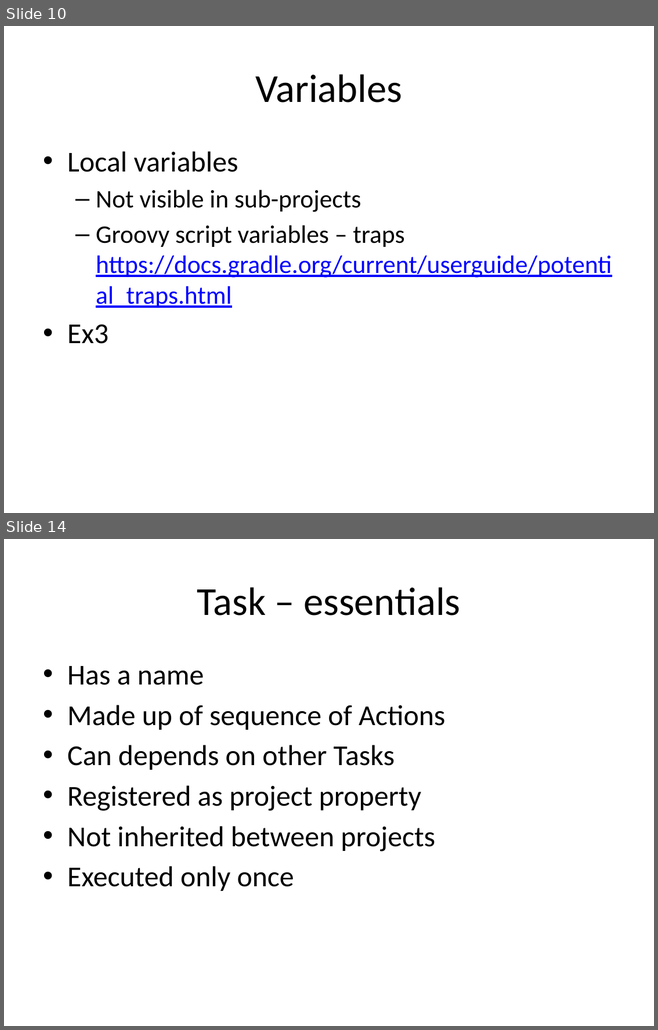
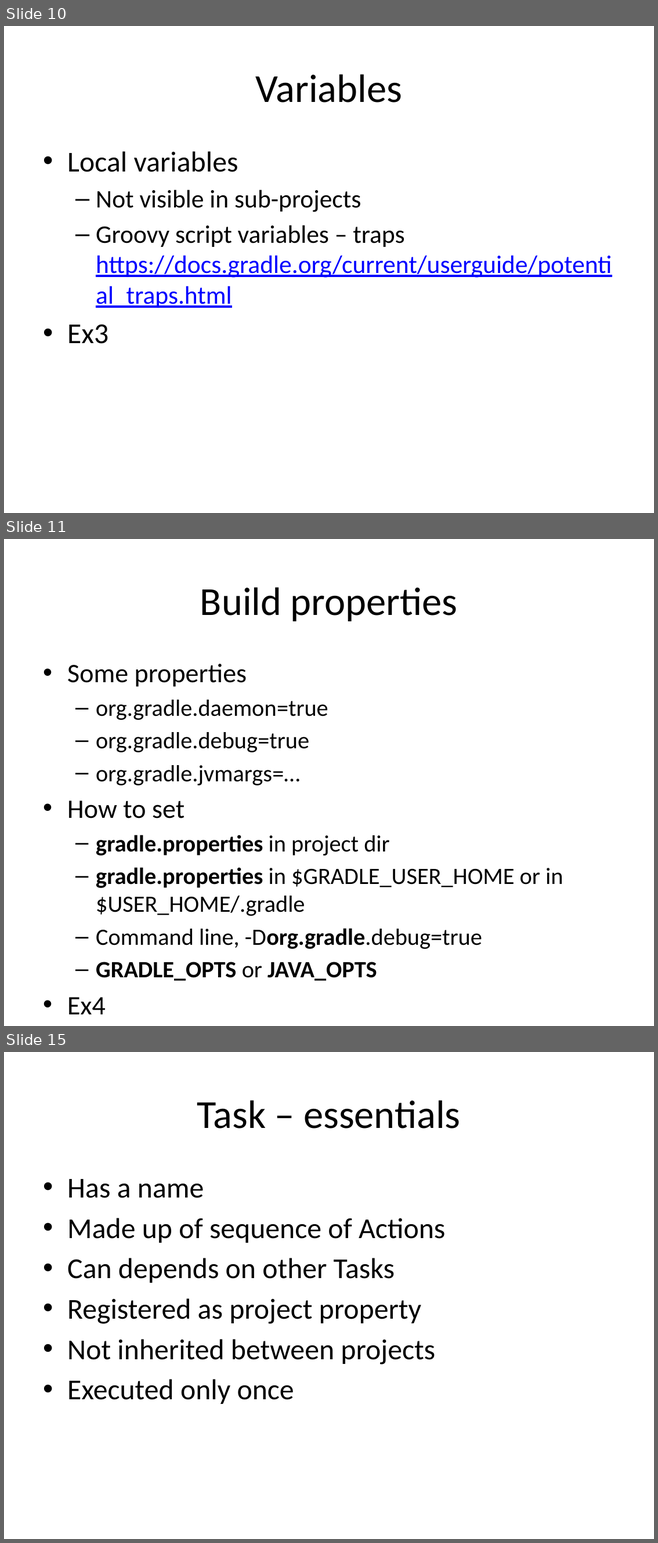
Before and after one commit to alaczynski/gradle-intoducion, a slide deck: Introduction to Gradle.pptx. Shown one above the other, each under a label of ours: slides 10 and 14 before the commit, slides 10, 11 and 15 after it; the slides between them are not shown. The pictures are 658x1030 and 658x1543 pixels, drawn with LibreOffice and Linux fonts; fonts in the diff are those of the drawing. Boxes give left, top, right and bottom in pixels: in the first picture for what was removed or moved away, otherwise in the second. Text is boxed around its words. In the diff, an @@ line names an element or a change of style, - is before the commit and + after.

Commit message:
improve properties ex and slides

```diff
--- a/Introduction to Gradle.pptx
+++ b/Introduction to Gradle.pptx
@@ slide 11 added at (4,539,654,1026), background #FFFFFF @@
@@ title added at (200,587,457,621), 44 pt, text #000000 @@
+Build properties
@@ text added at (67,664,563,981), 25.9 pt, text #000000 @@
+• Some properties
+  – org.gradle.daemon=true
+  – org.gradle.debug=true
+  – org.gradle.jvmargs=…
+• How to set
+  – gradle.properties in project dir
+  – gradle.properties in $GRADLE_USER_HOME or in $USER_HOME/.gradle
+  – Command line, -Dorg.gradle.debug=true
+  – GRADLE_OPTS or JAVA_OPTS
+• Ex4
@@ what was slide 14 is now slide 15 @@
```
Also in this commit, not shown: 3 slides changed, 10 other files.
